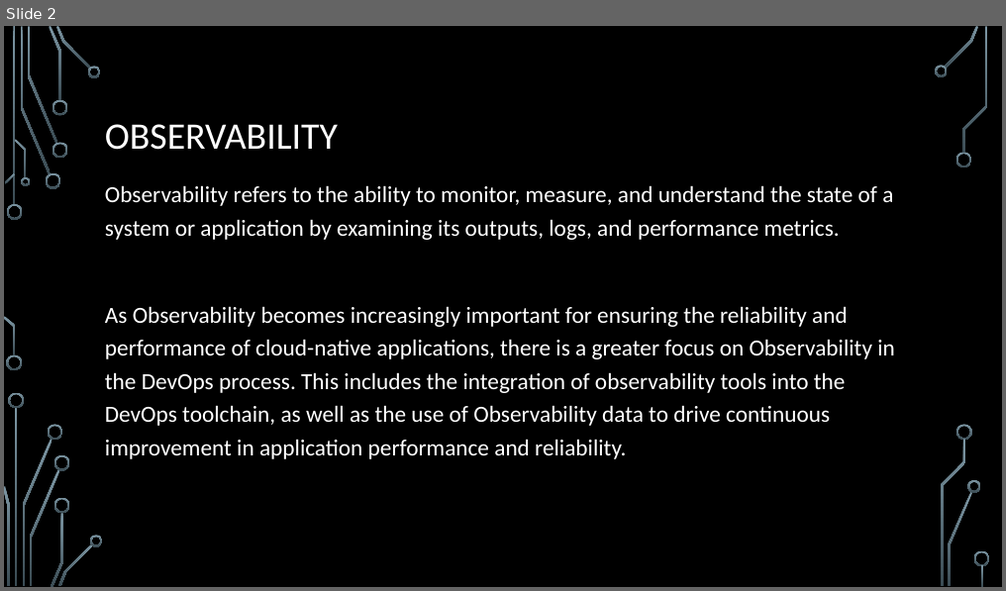
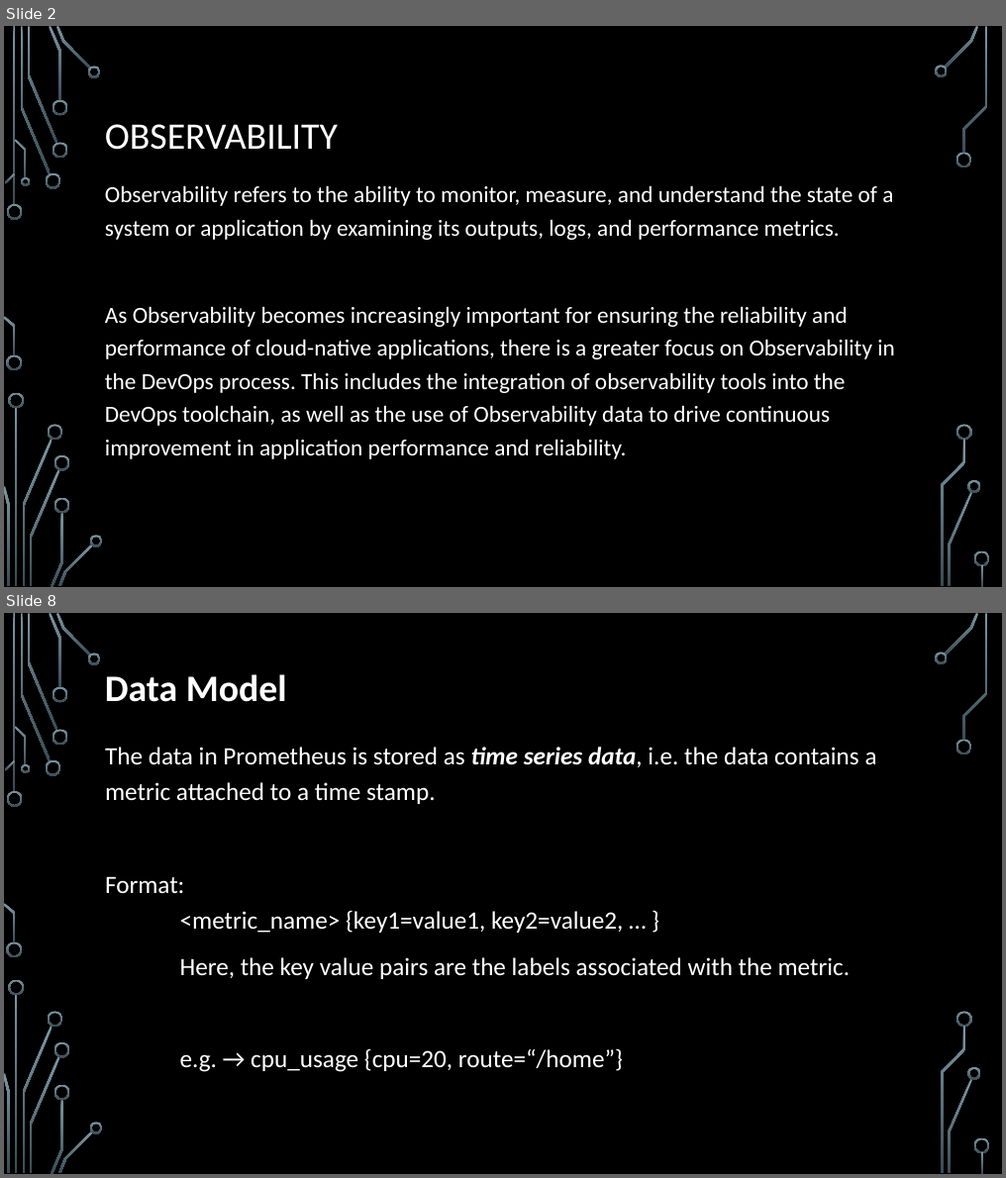
Before and after one commit to Mayur3099/Prometheus, a slide deck: Prometheus.pptx. Shown one above the other, each under a label of ours: slide 2 before the commit, slides 2 and 8 after it; the slides between them are not shown. The pictures are 1006x591 and 1006x1178 pixels, drawn with LibreOffice and Linux fonts; fonts in the diff are those of the drawing; background and template pictures are left out. Boxes give left, top, right and bottom in pixels: in the first picture for what was removed or moved away, otherwise in the second. Text is boxed around its words. In the diff, an @@ line names an element or a change of style, - is before the commit and + after.

```diff
--- a/Prometheus.pptx
+++ b/Prometheus.pptx
@@ slide 8 added at box(4, 613, 1002, 1174), background picture (left out); not listed: 36 template elements that a slide beside it also shows @@
@@ text added at box(105, 674, 287, 702), 36 pt, text #FFFFFF, bold @@
+Data Model
@@ text added at box(105, 747, 877, 1072), 24 pt, text #FFFFFF @@
+The data in Prometheus is stored as time series data, i.e. the data contains a metric attached to a time stamp.
+Format:
+<metric_name> {key1=value1, key2=value2, … }
+Here, the key value pairs are the labels associated with the metric.
+e.g. → cpu_usage {cpu=20, route=“/home”}
```
Also in this commit, not shown: 1 slide changed, 5 other slides added, 1 other file.
